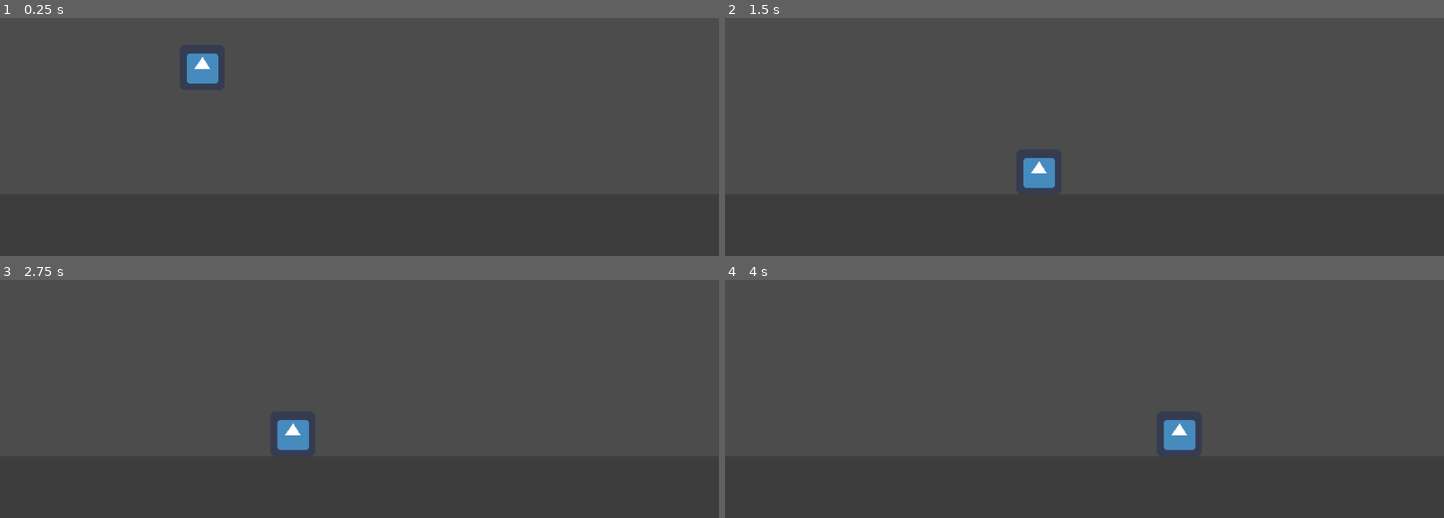
Above: before the commit, frames 1-4 (two rows, left to right).
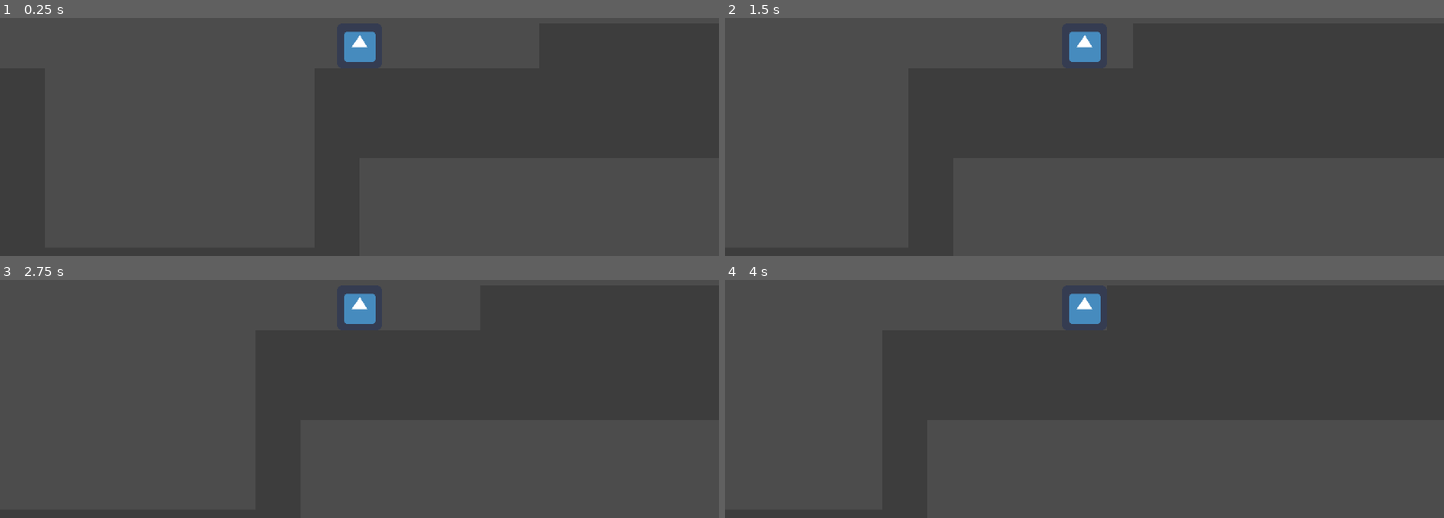
Above: after the commit, the same moments.

Repository: Diogoamorim27/GemeGeme
Game: Godot game, scene res://Test.tscn
Two runs of this game, one before a commit and one after it. Both use one fixed random seed, a clock stepped at 60 frames per second and the inputs below. The engine's default icon, where the game draws it, is replaced by a stand-in: a white triangle on a blue panel in a dark square.
Inputs:
- Up to frame 1 (0.25 s): no input
- Up to frame 2 (1.5 s): tap Enter (ui_accept) at 0.5, 1.35 s; hold Enter (ui_accept) 0.53-1.28 s; hold Right (ui_right) from 0.53 s (still down)
- Up to frame 3 (2.75 s): tap Enter (ui_accept) at 1.52, 1.82 s; release Right (ui_right) at 2.03 s; hold Left (ui_left) from 2.03 s (still down); hold Enter (ui_accept) from 2.03 s (still down)
- Up to frame 4 (4 s): release Left (ui_left) at 2.78 s; release Enter (ui_accept) at 2.78 s; hold Right (ui_right) from 2.78 s (still down); tap Enter (ui_accept) at 2.85, 3.02, 3.32 s; hold Enter (ui_accept) from 3.53 s (still down)

The runs differ from the first frame. In frame 1, 1.1% of the frame differs, in the area x 26-53%, y 5-28%; in frame 2, 1.1%; in frame 3, 1.1%, in the area x 38-53%, y 5-72%; in frame 4, 1.1%.

Commit message:
made tilemap a scene

Diff:
--- /dev/null
+++ b/PathFindTest.tscn
@@ -0,0 +1,19 @@
+[gd_scene load_steps=4 format=2]
+
+[ext_resource path="res://Player/TileMapTest.tscn" type="PackedScene" id=1]
+[ext_resource path="res://Player/Player.tscn" type="PackedScene" id=2]
+
+[sub_resource type="Curve2D" id=1]
+_data = {
+"points": PoolVector2Array( 0, 0, 0, 0, 480, 416, 0, 0, 0, 0, 864, 416 )
+}
+
+[node name="PathFindTest" type="Node2D"]
+
+[node name="TileMap" parent="." instance=ExtResource( 1 )]
+tile_data = PoolIntArray( 458757, 0, 0, 458758, 0, 0, 458759, 0, 0, 458760, 0, 0, 458761, 0, 0, 458762, 0, 0, 458763, 0, 0, 458764, 0, 0, 458765, 0, 0, 458766, 0, 0, 458767, 0, 0, 524288, 0, 0, 524289, 0, 0, 524290, 0, 0, 524291, 0, 0, 524292, 0, 0, 524293, 0, 0, 524294, 0, 0, 524295, 0, 0, 524296, 0, 0, 524297, 0, 0, 524298, 0, 0, 524299, 0, 0, 524300, 0, 0, 524301, 0, 0, 524302, 0, 0, 524303, 0, 0 )
+
+[node name="Player" parent="." instance=ExtResource( 2 )]
+
+[node name="Path2D" type="Path2D" parent="."]
+curve = SubResource( 1 )
--- a/Player/Player.gd
+++ b/Player/Player.gd
@@ -53,7 +53,7 @@
 			if is_on_floor():
 				if input != 0:
 					state = states.RUN
-				elif Input.is_action_pressed("ui_accept"):
+				if Input.is_action_pressed("ui_up"):
 					_jump()
 			else:
 				state = states.JUMP
--- /dev/null
+++ b/Player/TileMapTest.tscn
@@ -0,0 +1,29 @@
+[gd_scene load_steps=4 format=2]
+
+[ext_resource path="res://Assets/PlaceholderSprites/grey.png" type="Texture" id=1]
+
+[sub_resource type="ConvexPolygonShape2D" id=1]
+points = PoolVector2Array( 0, 0, 64, 0, 64, 64, 0, 64 )
+
+[sub_resource type="TileSet" id=2]
+0/name = "grey.png 0"
+0/texture = ExtResource( 1 )
+0/tex_offset = Vector2( 0, 0 )
+0/modulate = Color( 1, 1, 1, 1 )
+0/region = Rect2( 0, 0, 64, 64 )
+0/tile_mode = 0
+0/occluder_offset = Vector2( 0, 0 )
+0/navigation_offset = Vector2( 0, 0 )
+0/shapes = [ {
+"autotile_coord": Vector2( 0, 0 ),
+"one_way": false,
+"one_way_margin": 1.0,
+"shape": SubResource( 1 ),
+"shape_transform": Transform2D( 1, 0, 0, 1, 0, 0 )
+} ]
+0/z_index = 0
+
+[node name="TileMap" type="TileMap"]
+tile_set = SubResource( 2 )
+format = 1
+tile_data = PoolIntArray( 458757, 0, 0, 458758, 0, 0, 458759, 0, 0, 458760, 0, 0, 458761, 0, 0, 458762, 0, 0, 458763, 0, 0, 458764, 0, 0, 458765, 0, 0, 458766, 0, 0, 458767, 0, 0, 589812, 0, 0, 589813, 0, 0, 589814, 0, 0, 589815, 0, 0, 589816, 0, 0, 589817, 0, 0, 524288, 0, 0, 524289, 0, 0, 524290, 0, 0, 524291, 0, 0, 524292, 0, 0, 524293, 0, 0, 524294, 0, 0, 524295, 0, 0, 524296, 0, 0, 524297, 0, 0, 524298, 0, 0, 524299, 0, 0, 524300, 0, 0, 524301, 0, 0, 524302, 0, 0, 524303, 0, 0, 655353, 0, 0, 589824, 0, 0, 589825, 0, 0, 589826, 0, 0, 589827, 0, 0, 589828, 0, 0, 589829, 0, 0, 589830, 0, 0, 589831, 0, 0, 589832, 0, 0, 589833, 0, 0, 589834, 0, 0, 589835, 0, 0, 589836, 0, 0, 589837, 0, 0, 589838, 0, 0, 589839, 0, 0, 720889, 0, 0, 655360, 0, 0, 786425, 0, 0, 720896, 0, 0, 851961, 0, 0, 851962, 0, 0, 851963, 0, 0, 851964, 0, 0, 851965, 0, 0, 851966, 0, 0, 851967, 0, 0, 786432, 0, 0 )
--- a/Test.tscn
+++ b/Test.tscn
@@ -1,35 +1,14 @@
-[gd_scene load_steps=5 format=2]
+[gd_scene load_steps=3 format=2]
 
-[ext_resource path="res://Assets/PlaceholderSprites/grey.png" type="Texture" id=1]
+[ext_resource path="res://Player/TileMapTest.tscn" type="PackedScene" id=1]
 [ext_resource path="res://Player/Player.tscn" type="PackedScene" id=2]
-
-[sub_resource type="ConvexPolygonShape2D" id=1]
-points = PoolVector2Array( 0, 0, 64, 0, 64, 64, 0, 64 )
-
-[sub_resource type="TileSet" id=2]
-0/name = "grey.png 0"
-0/texture = ExtResource( 1 )
-0/tex_offset = Vector2( 0, 0 )
-0/modulate = Color( 1, 1, 1, 1 )
-0/region = Rect2( 0, 0, 64, 64 )
-0/tile_mode = 0
-0/occluder_offset = Vector2( 0, 0 )
-0/navigation_offset = Vector2( 0, 0 )
-0/shapes = [ {
-"autotile_coord": Vector2( 0, 0 ),
-"one_way": false,
-"one_way_margin": 1.0,
-"shape": SubResource( 1 ),
-"shape_transform": Transform2D( 1, 0, 0, 1, 0, 0 )
-} ]
-0/z_index = 0
 
 [node name="Test" type="Node2D"]
 
-[node name="TileMap" type="TileMap" parent="."]
-tile_set = SubResource( 2 )
-format = 1
-tile_data = PoolIntArray( 524288, 0, 0, 524289, 0, 0, 524290, 0, 0, 524291, 0, 0, 524292, 0, 0, 524293, 0, 0, 524294, 0, 0, 524295, 0, 0, 524296, 0, 0, 524297, 0, 0, 524298, 0, 0, 524299, 0, 0, 524300, 0, 0, 524301, 0, 0, 524302, 0, 0, 524303, 0, 0, 589824, 0, 0, 589825, 0, 0, 589826, 0, 0, 589827, 0, 0, 589828, 0, 0, 589829, 0, 0, 589830, 0, 0, 589831, 0, 0, 589832, 0, 0, 589833, 0, 0, 589834, 0, 0, 589835, 0, 0, 589836, 0, 0, 589837, 0, 0, 589838, 0, 0, 589839, 0, 0 )
+[node name="TileMap" parent="." instance=ExtResource( 1 )]
 
 [node name="Player" parent="." instance=ExtResource( 2 )]
-position = Vector2( 288, 320 )
+position = Vector2( 64, 480 )
+
+[node name="Camera2D" type="Camera2D" parent="Player"]
+current = true
